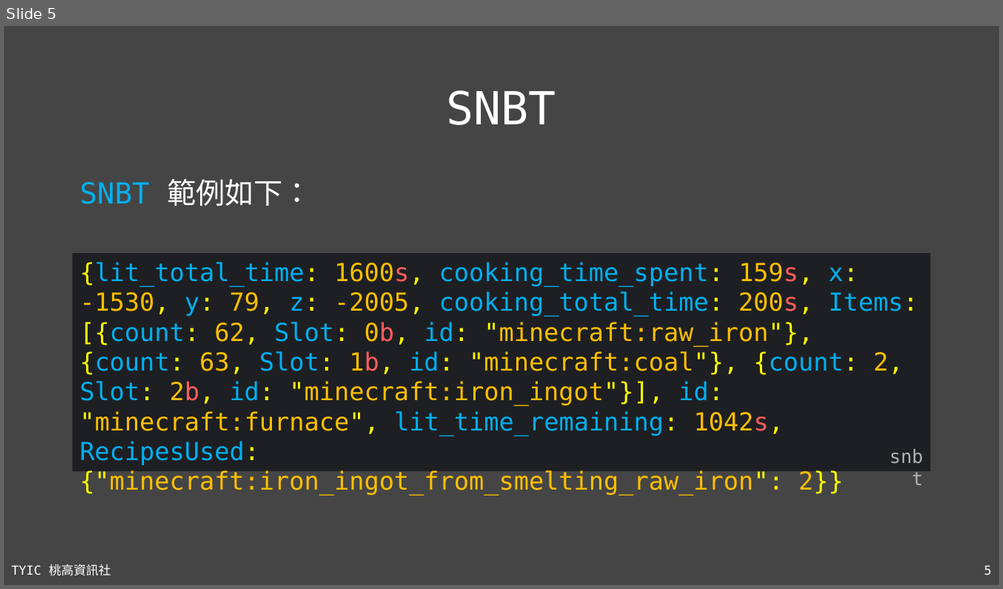
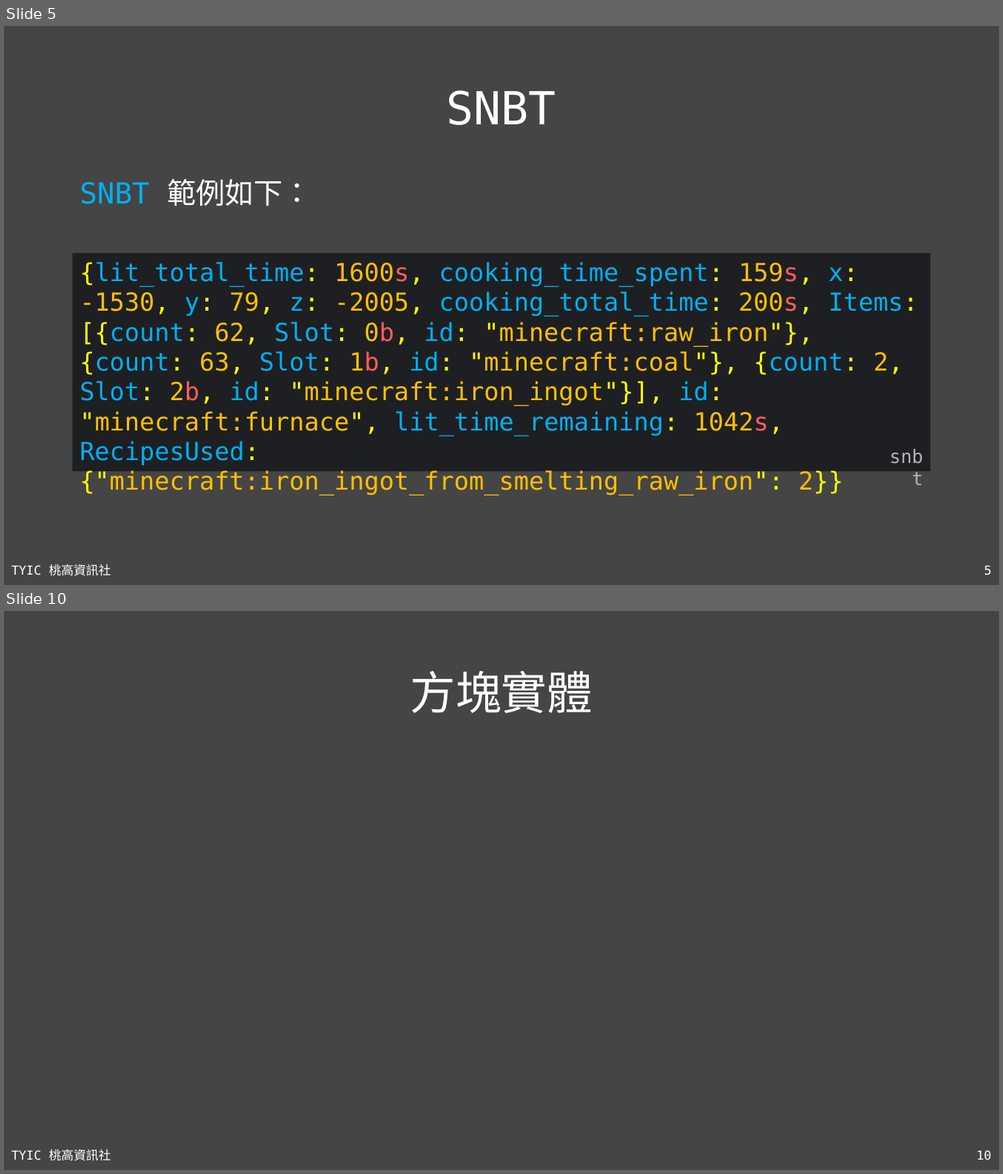
Before and after one commit to TYSHIC/slides, a slide deck: ppt/54_Java 專案：NBT.pptx. Shown one above the other, each under a label of ours: slide 5 before the commit, slides 5 and 10 after it; the slides between them are not shown. The pictures are 1003x589 and 1003x1174 pixels, drawn with LibreOffice and Linux fonts; fonts in the diff are those of the drawing. Boxes give left, top, right and bottom in pixels: in the first picture for what was removed or moved away, otherwise in the second. Text is boxed around its words. In the diff, an @@ line names an element or a change of style, - is before the commit and + after.

```diff
--- a/ppt/54_Java 專案：NBT.pptx
+++ b/ppt/54_Java 專案：NBT.pptx
@@ slide 10 added at (4,611,999,1170), background #454545; not listed: 2 template elements that a slide beside it also shows @@
@@ title added at (410,671,592,713), 44 pt, text #FFFFFF @@
+方塊實體
```
Also in this commit, not shown: 5 slides changed, 2 other slides added, 7 other files.
